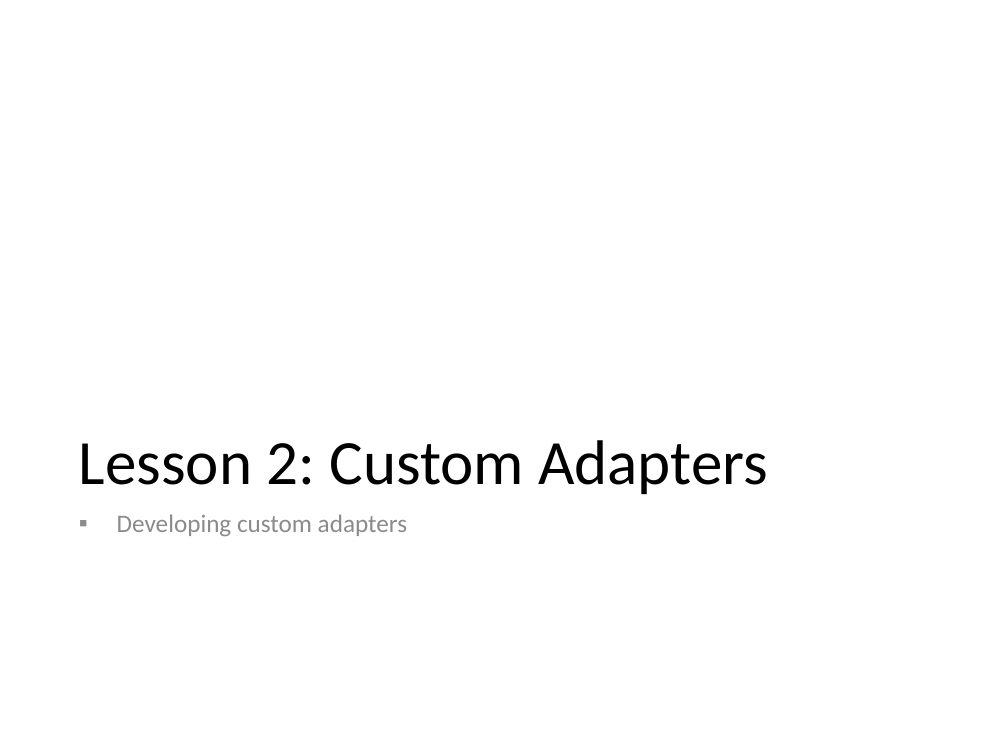
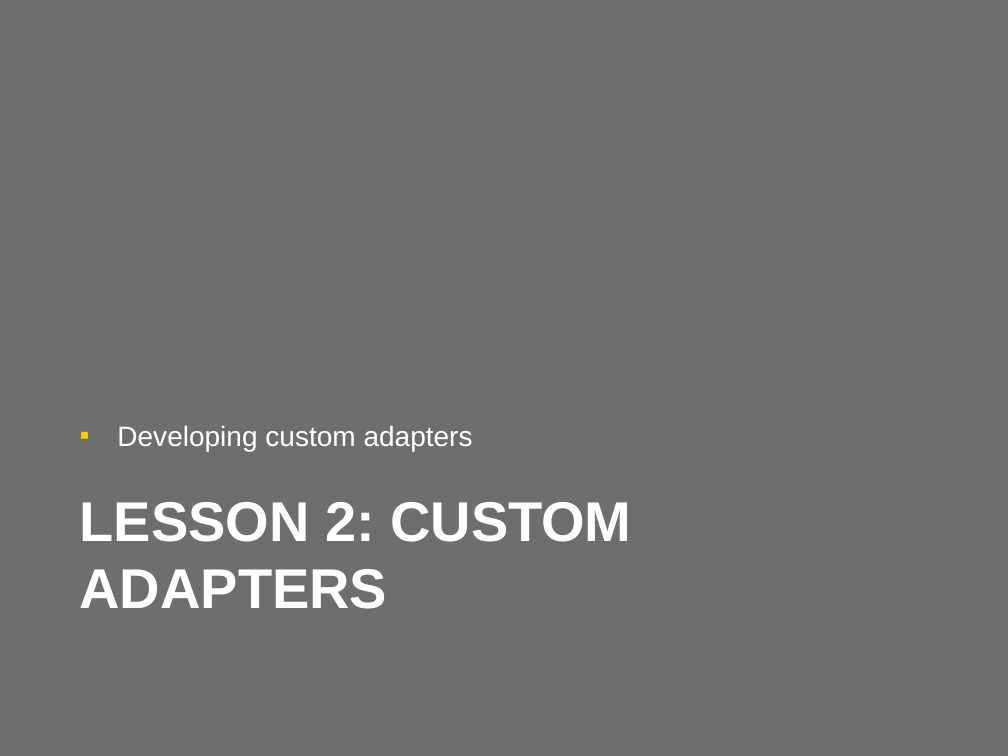
Before and after one commit to wmmihaa/BizTalk-Server---Developing-Integration-Solutions, a slide deck: slide 18 of Slides/Module 7 - Adapters.pptx (slide 17 before the commit). Drawn at 1008x756 pixels with LibreOffice and Linux fonts; fonts in the diff are those of the drawing. Boxes give left, top, right and bottom in pixels: in the first picture for what was removed or moved away, otherwise in the second. Text is boxed around its words. In the diff, an @@ line names an element or a change of style, - is before the commit and + after.

```diff
--- a/Slides/Module 7 - Adapters.pptx
+++ b/Slides/Module 7 - Adapters.pptx
@@ background #FFFFFF to #6E6E6E @@
@@ text "Developing custom adapters": place and size @@
-text "Developing custom adapters" at [117,514,407,536]
+text "Developing custom adapters" at [117,425,473,451]
@@ text "Developing custom adapters" at [117,425,473,451]: size 18 to 20 pt, font Calibri to Arial, text colour #8C8C8C to #FFFFFF; line spacing 0.9 to 1; vertical alignment top to bottom @@
@@ title at [80,502,631,609]: text changed; size 45 to 40 pt; font Calibri to Arial; text colour #000000 to #FFFFFF; bold on @@
-Lesson 2: Custom Adapters
+LESSON 2: CUSTOM ADAPTERS
@@ title "LESSON 2: CUSTOM ADAPTERS" at [80,502,631,609]: vertical alignment bottom to top @@
```
Also in this commit, not shown: 24 other slides changed, 2 slides added, 1 slide removed, 11 other files.
